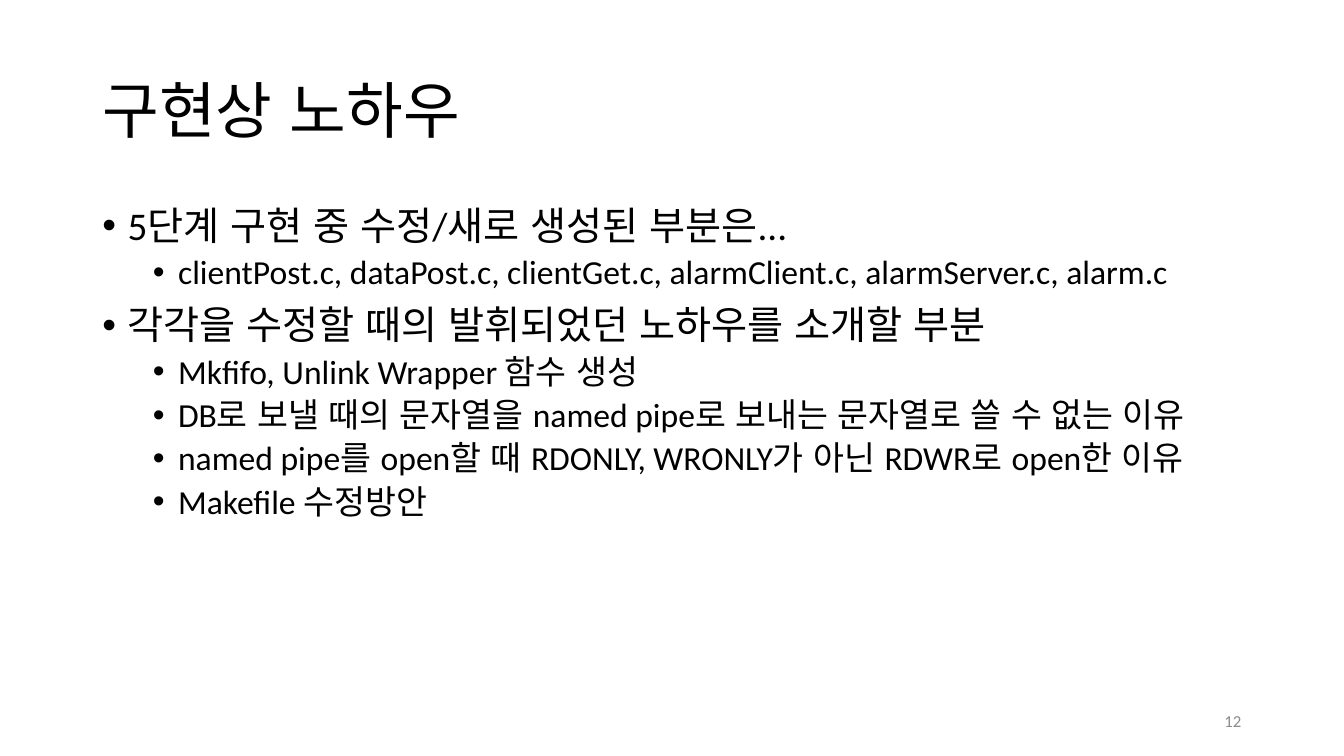
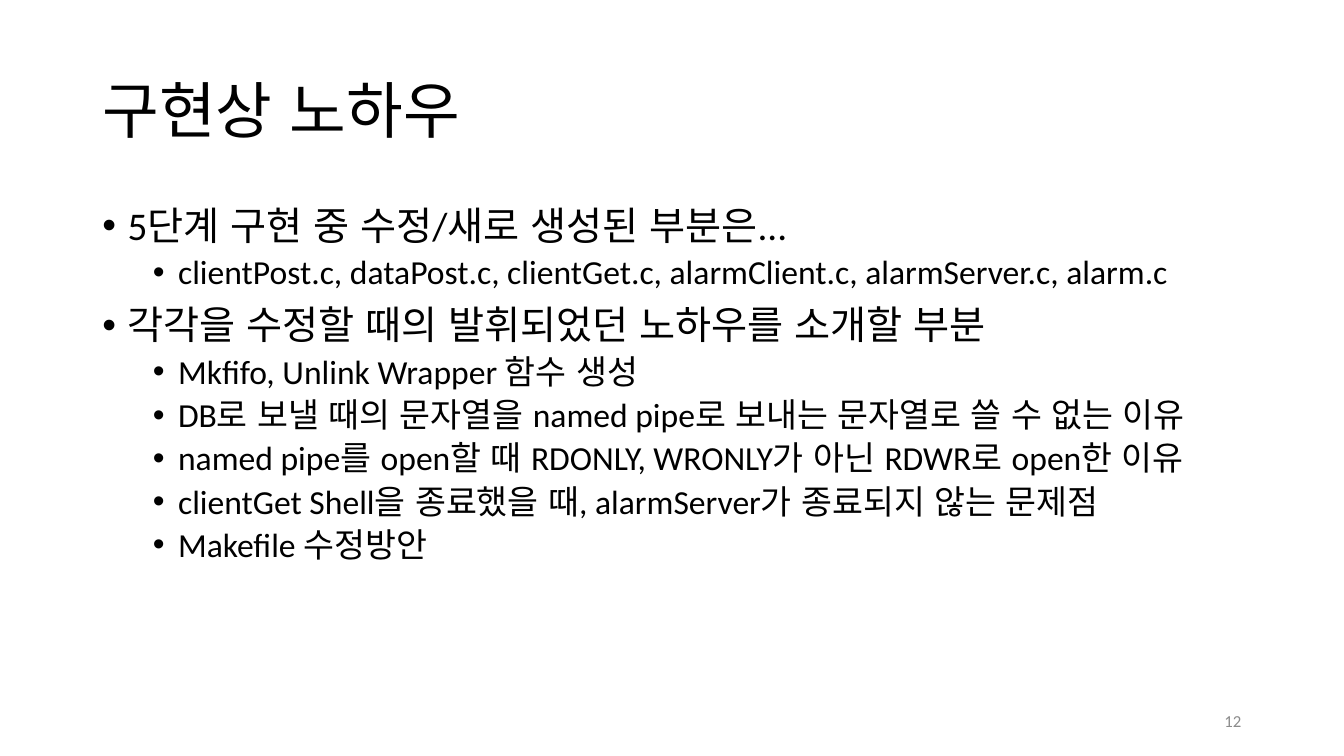
Before and after one commit to SteveHongDev/2021-open-source-lecture, a slide deck: slide 12 of 오픈소스_5단계_발표자료(9조).pptx. Drawn at 1344x756 pixels with LibreOffice and Linux fonts; fonts in the diff are those of the drawing. Boxes give left, top, right and bottom in pixels: in the first picture for what was removed or moved away, otherwise in the second. Text is boxed around its words. In the diff, an @@ line names an element or a change of style, - is before the commit and + after.

```diff
--- a/오픈소스_5단계_발표자료(9조).pptx
+++ b/오픈소스_5단계_발표자료(9조).pptx
@@ text at (178,486,1099,518): paragraph added @@
+  • clientGet Shell을 종료했을 때, alarmServer가 종료되지 않는 문제점
```
Also in this commit, not shown: 1 slide added, 6 other files.
